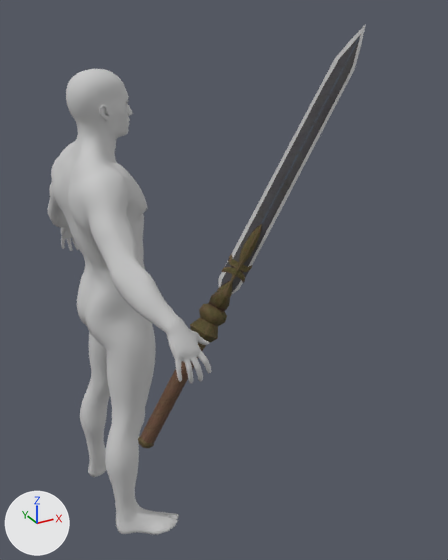
The FBX model Character/Animation/Fbx/Attack/Weapon_7/RootAnim_RR_Weapon_7_Attack_2.FBX as it was, and as the next commit left it.
The view is the same before and after, from a 50 mm lens placed at (-0.69, -2.1, 1.99), pointed at (0.43, -0.06, 0.97). Lighting does not change. The marker at lower left points along +X, +Y and +Z. Where no turn or scale is listed for an object, it has been applied to the vertices.

The first picture shows 'Male_Body', 'Male_Foot', 'Male_Hand', 'Male_Head', 'Male_Leg', 'Mesh_Wepaon_7_0_R'.
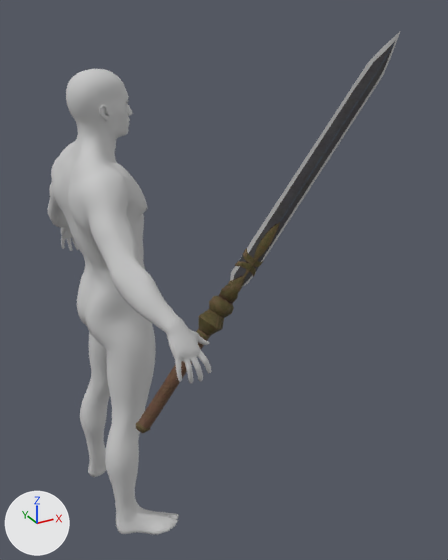
ob_point_take_r is not drawn itself; it is the parent of ob_mesh_wepaon_7_0_r.

Location of each change, (x1, y1, x2, y2) in pixels of the pictures (448 x 560 px):
'Mesh_Wepaon_7_0_R', moved, turned: before (138, 24, 366, 448); after (136, 32, 400, 433)

The change, as a list of edits to the scene's bpy script:
```text
Change ob_point_take_r:
    ob_point_take_r.location: (0.0408, -0.536, 0.924) -> (0.0548, -0.513, 0.954)
    ob_point_take_r.rotation_euler: (-0.583, -0.972, 0.0975) -> (-0.131, -0.905, -0.00906)  # degrees (-33, -56, 5.6) -> degrees (-7.5, -52, -0.5)
Change ob_mesh_wepaon_7_0_r:
    ob_mesh_wepaon_7_0_r.location: (16.74, 0.811, 0.925) -> (16.92, 0.0, 0.0)
```
